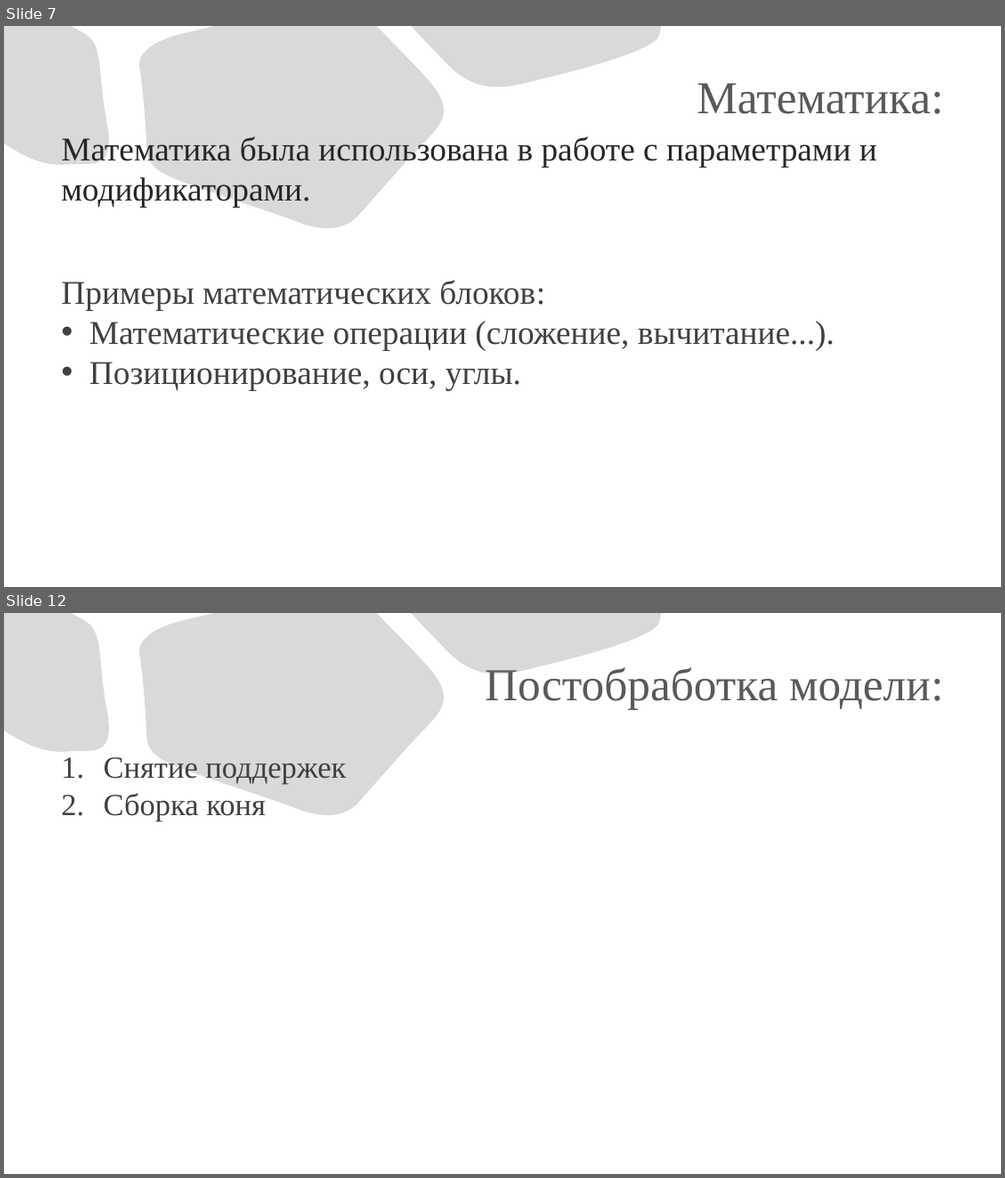
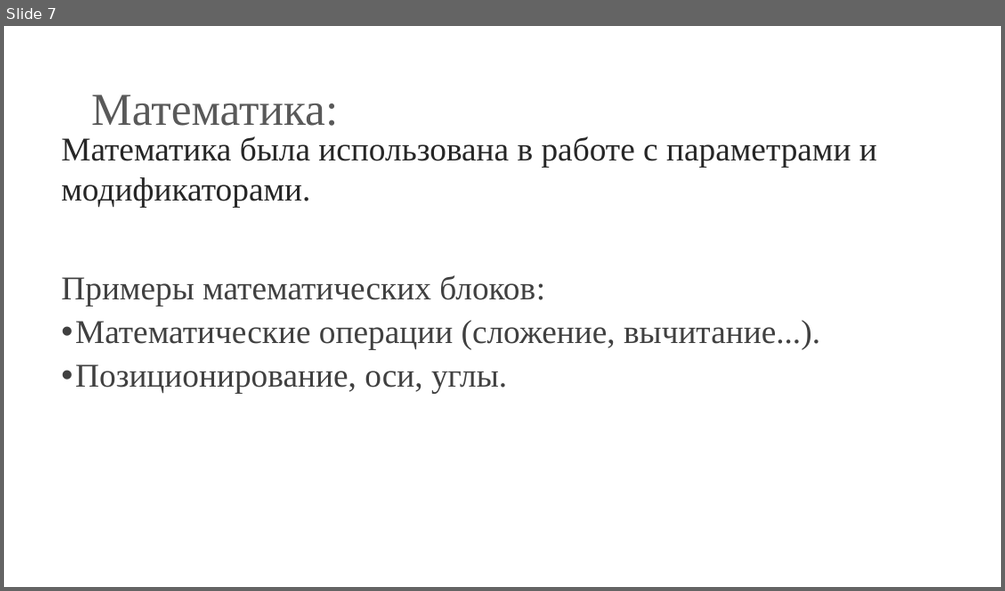
Before and after one commit to KuzovlevAnton/photos, a slide deck: Кузовлев Антон Презентация Шахматы.pptx. Shown one above the other, each under a label of ours: slides 7 and 12 before the commit, slide 7 after it; the slides between them are not shown. The pictures are 1005x1178 and 1005x591 pixels, drawn with LibreOffice and Linux fonts; fonts in the diff are those of the drawing. Boxes give left, top, right and bottom in pixels: in the first picture for what was removed or moved away, otherwise in the second. Text is boxed around its words. In the diff, an @@ line names an element or a change of style, - is before the commit and + after.

```diff
--- a/Кузовлев Антон Презентация Шахматы.pptx
+++ b/Кузовлев Антон Презентация Шахматы.pptx
@@ slide 12 removed at (4, 613, 1001, 1174), background #FFFFFF; not listed: 3 template elements that a slide beside it also shows @@
@@ title removed at (485, 667, 943, 710) @@
-Постобработка модели:
@@ text removed at (104, 757, 346, 820) @@
-1. Снятие поддержек
-2. Сборка коня
@@ slide 7 changed as well @@
@@ freeform shape removed at (4, 26, 116, 174) @@
@@ freeform shape removed at (138, 26, 452, 239) @@
@@ freeform shape removed at (411, 26, 661, 99) @@
@@ title "Математика:": place and size @@
-title "Математика:" at (696, 83, 943, 114)
+title "Математика:" at (91, 95, 338, 126)
@@ title "Математика:" at (91, 95, 338, 126): alignment right to left; line spacing 1 to 0.9 @@
@@ text "Примеры математических блоков:" at (61, 275, 820, 393): line spacing 1 to 0.9; more space between paragraphs; indent changed @@
```
Also in this commit, not shown: 10 other slides changed, 1 slide added.
